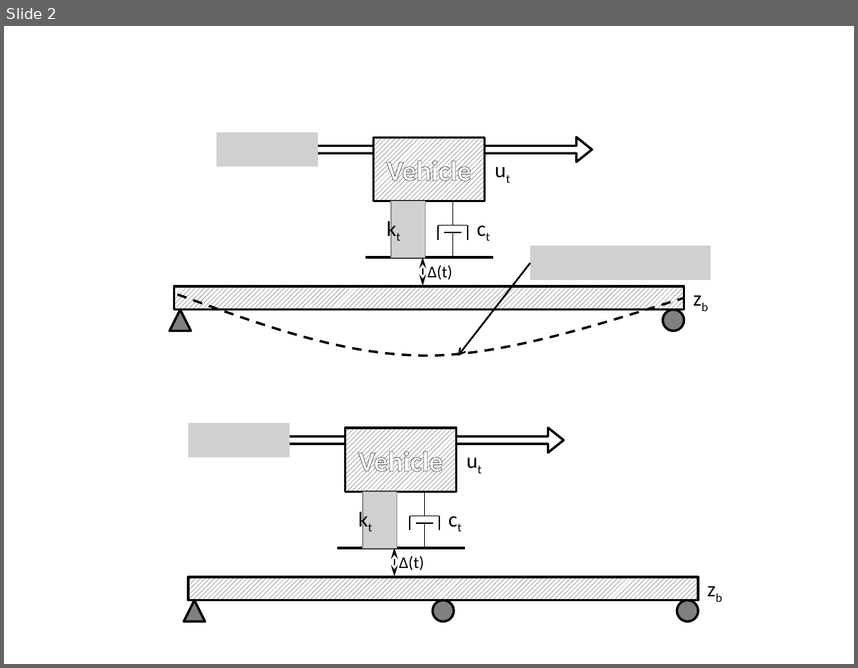
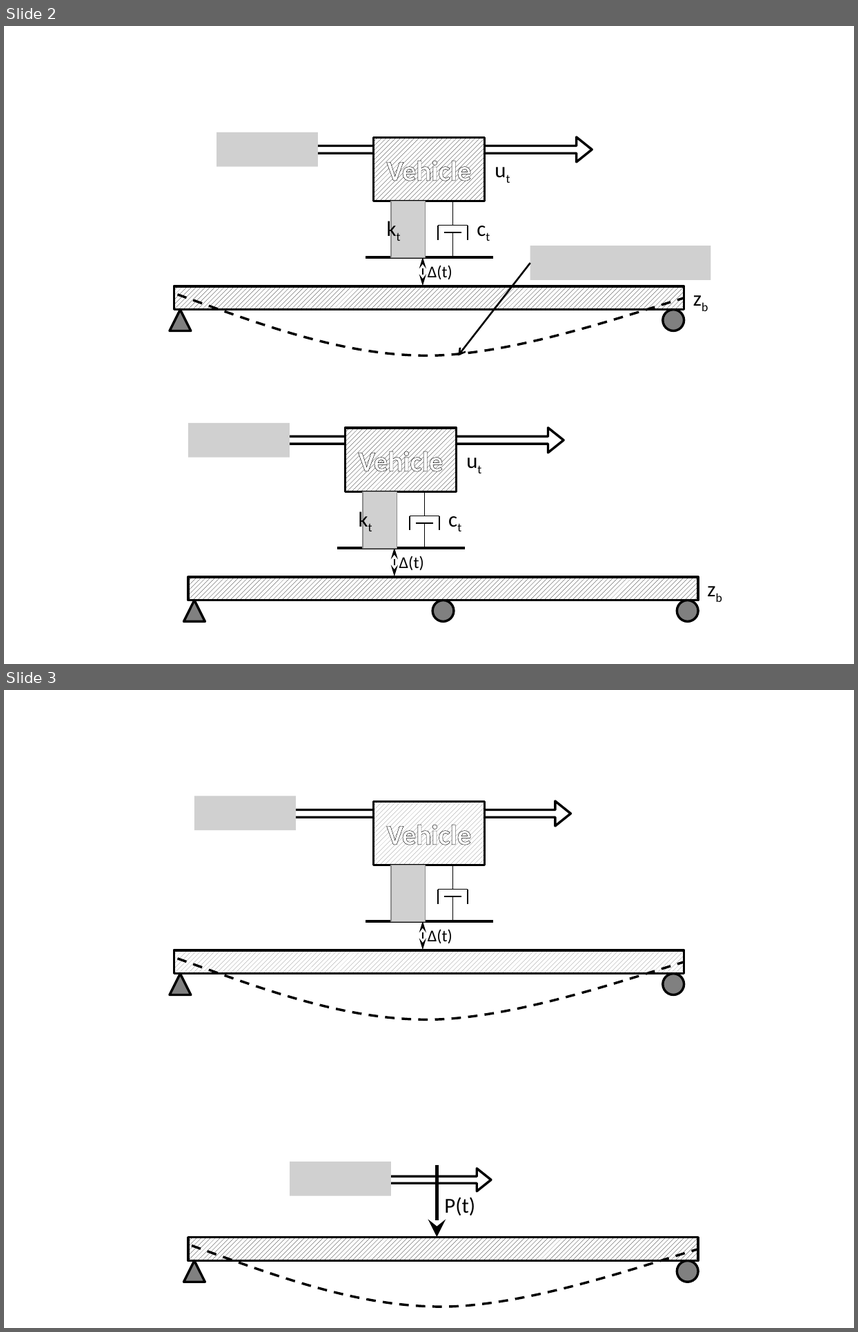
Before and after one commit to jbbraley/DAF, a slide deck: Modeling/Simple/state-space/2DOF_state-space_derivation.pptx. Shown one above the other, each under a label of ours: slide 2 before the commit, slides 2 and 3 after it. The pictures are 858x668 and 858x1332 pixels, drawn with LibreOffice and Linux fonts; fonts in the diff are those of the drawing; grey boxes stand for pictures. Boxes give left, top, right and bottom in pixels: in the first picture for what was removed or moved away, otherwise in the second. Text is boxed around its words. In the diff, an @@ line names an element or a change of style, - is before the commit and + after.

```diff
--- a/Modeling/Simple/state-space/2DOF_state-space_derivation.pptx
+++ b/Modeling/Simple/state-space/2DOF_state-space_derivation.pptx
@@ slide 3 added at [4,690,854,1328], background #FFFFFF @@
@@ picture added at [194,796,296,830] @@
@@ right arrow added at [287,801,570,826], outline #000000 2 pt @@
@@ rectangle added at [374,801,485,865], fill pattern #808080 on #FFFFFF, outline #000000 2 pt, 24 pt, text #FFFFFF, bold @@
+Vehicle
@@ group added at [391,865,468,922]: 6 lines, 1 picture @@
@@ line added from (366, 921) to (493, 921), #000000 2.25 pt @@
@@ double arrow added from (423, 920) to (423, 949), #000000 1.25 pt @@
@@ text added at [428,929,452,943], 14 pt, text #000000 @@
+Δ(t)
@@ rectangle added at [174,950,684,973], fill pattern #808080 on #FFFFFF, outline #000000 2 pt @@
@@ freeform shape added at [177,958,684,1020], outline #000000 2 pt dashed @@
@@ triangle added at [170,973,191,994], fill #808080, outline #000000 2 pt @@
@@ ellipse added at [663,973,684,994], fill #808080, outline #000000 2 pt @@
@@ picture added at [290,1161,391,1195] @@
@@ arrow added from (437, 1164) to (437, 1236), #000000 3 pt @@
@@ right arrow added at [381,1167,490,1191], outline #000000 2 pt @@
@@ text added at [444,1196,475,1215], 18 pt, text #000000 @@
+P(t)
@@ rectangle added at [188,1236,699,1259], fill pattern #000000 on #FFFFFF, outline #000000 2 pt @@
@@ freeform shape added at [192,1245,699,1306], outline #000000 2 pt dashed @@
@@ triangle added at [183,1261,205,1281], fill #808080, outline #000000 2 pt @@
@@ ellipse added at [677,1261,699,1281], fill #808080, outline #000000 2 pt @@
```
Also in this commit, not shown: 10 other files.
